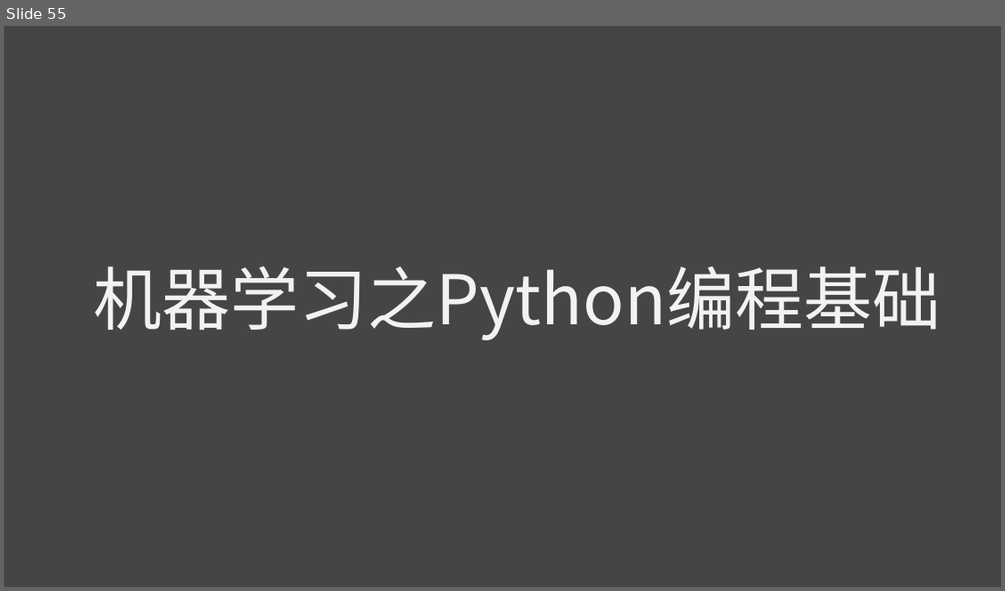
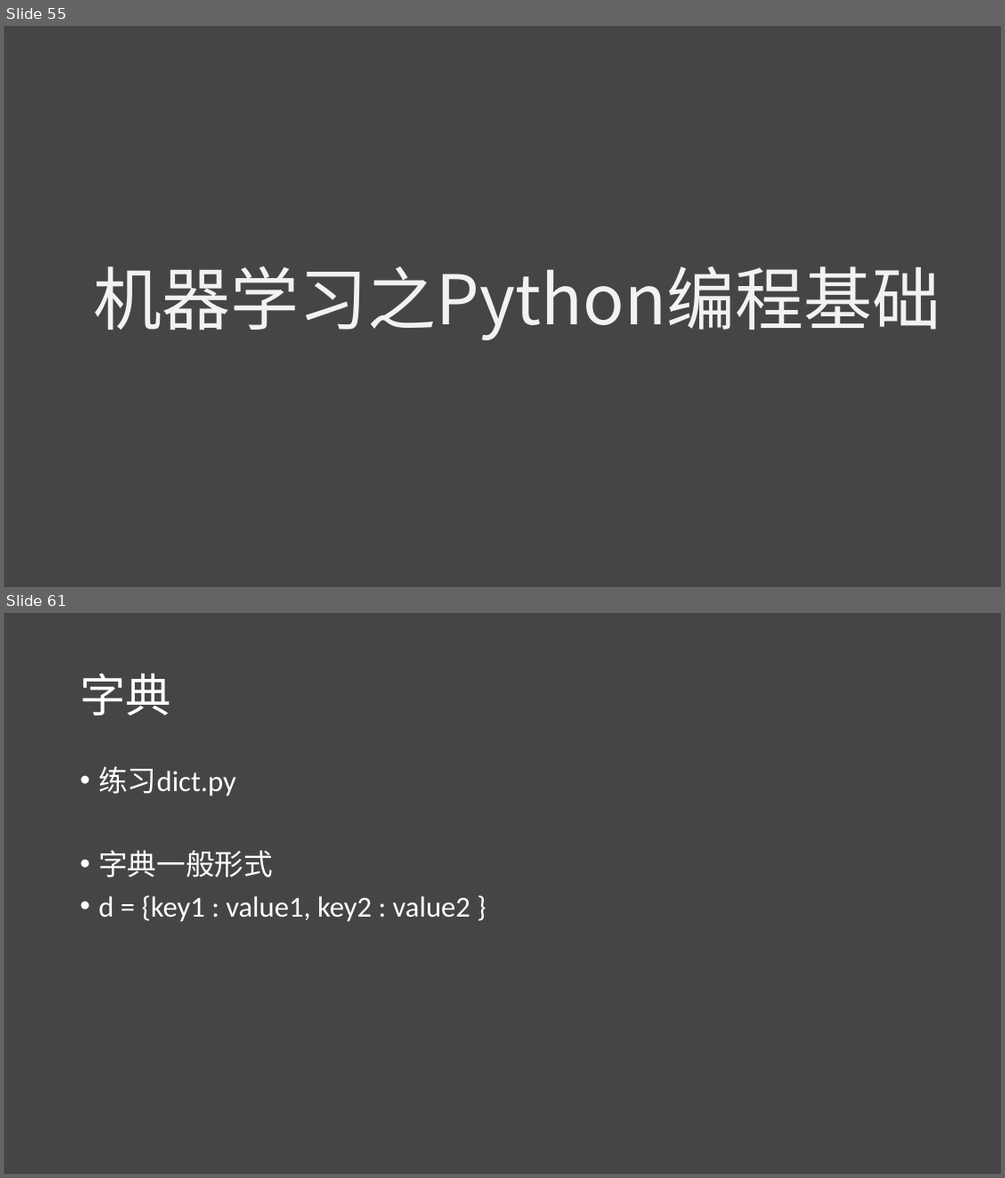
Before and after one commit to lichao312214129/lc_rsfmri_tools_python, a slide deck: The_first_ml_training/第一届机器学习实战班.pptx. Shown one above the other, each under a label of ours: slide 55 before the commit, slides 55 and 61 after it; the slides between them are not shown. The pictures are 1005x591 and 1005x1178 pixels, drawn with LibreOffice and Linux fonts; fonts in the diff are those of the drawing. Boxes give left, top, right and bottom in pixels: in the first picture for what was removed or moved away, otherwise in the second. Text is boxed around its words. In the diff, an @@ line names an element or a change of style, - is before the commit and + after.

```diff
--- a/The_first_ml_training/第一届机器学习实战班.pptx
+++ b/The_first_ml_training/第一届机器学习实战班.pptx
@@ slide 61 added at box(4, 613, 1001, 1174), background #454545 @@
@@ title added at box(80, 673, 171, 715), 44 pt, text #FFFFFF @@
+字典
@@ text added at box(98, 766, 470, 922), 28 pt, text #FFFFFF @@
+• 练习dict.py
+• 字典一般形式
+• d = {key1 : value1, key2 : value2 }
```
Also in this commit, not shown: 6 other slides added, 3 slides removed, 6 other files.
